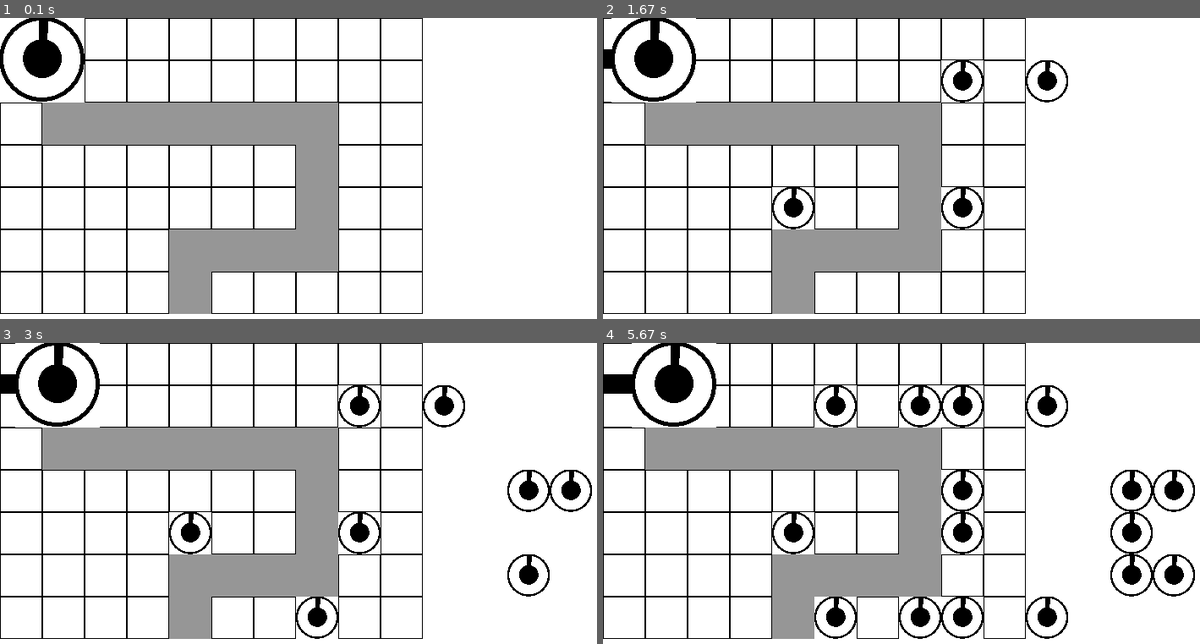
Above: before the commit, frames 1-4 (two rows, left to right).
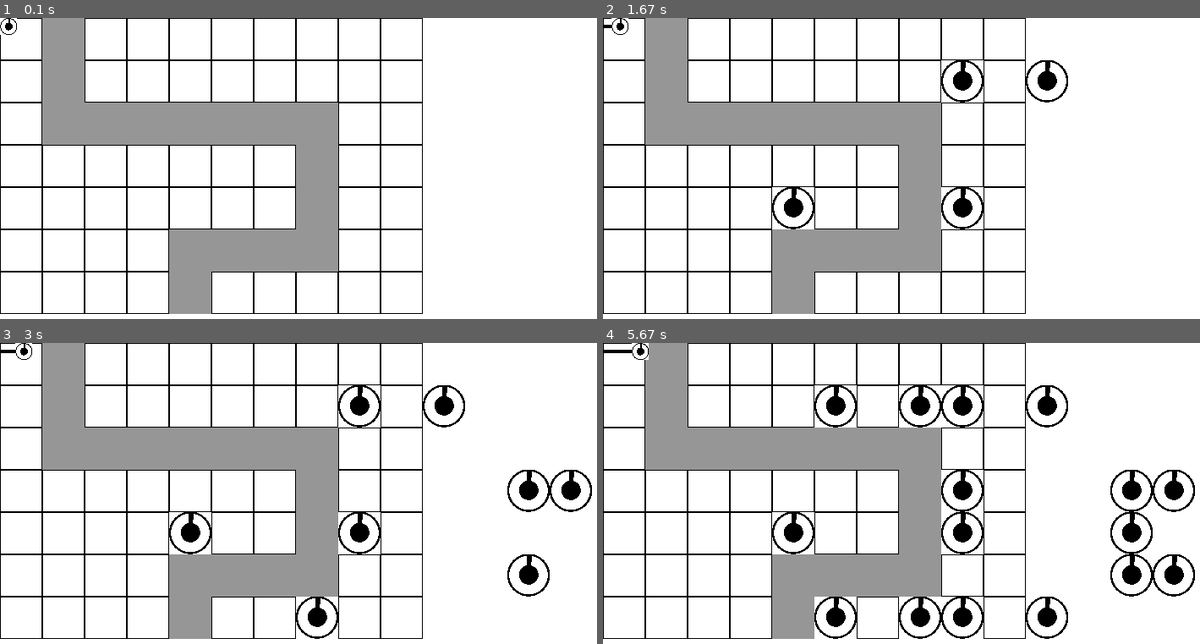
Above: after the commit, the same moments.

Repository: SourceOfPhi/PygameTD
Game: pygame game, started from main.py
Two runs of this game, one before a commit and one after it. Both use one fixed random seed, a clock stepped at 60 frames per second and the inputs below.
Inputs (mouse positions are in pixels of both pictures, inside the frame that each line leads up to):
- Up to frame 1 (0.1 s): no input
- Up to frame 2 (1.67 s): click (943, 186) at 0.38 s; click (776, 189) at 0.72 s; click (1038, 69) at 1.05 s; click (955, 75) at 1.38 s
- Up to frame 3 (3 s): click (304, 598) at 1.75 s; click (513, 565) at 2.22 s; click (513, 481) at 2.55 s; click (585, 484) at 2.88 s
- Up to frame 4 (5.67 s): click (1182, 577) at 3.22 s; click (973, 499) at 3.55 s; click (841, 610) at 3.88 s; click (1122, 547) at 4.22 s; click (835, 403) at 4.55 s; click (979, 604) at 4.88 s; click (1062, 625) at 5.22 s; click (901, 409) at 5.55 s

The runs differ from the first frame. In frame 1, 2.7% of the frame differs, in the area x 0-15%, y 0-29%; in frame 2, 2.7%; in frame 3, 2.7%; in frame 4, 2.9%, in the area x 0-19%, y 0-29%.

Commit message:
Scale down enemy

Diff:
--- a/enemy.py
+++ b/enemy.py
@@ -12,7 +12,7 @@
         self.curr_path_idx = 0
         self.target = self.path[0]
         self.speed: float = 0.1
-        self.img = img
+        self.img = pygame.transform.scale(img, (20, 20))
 
     def update(self):
         dist = pygame.math.Vector2(self.position).distance_to(self.target)
